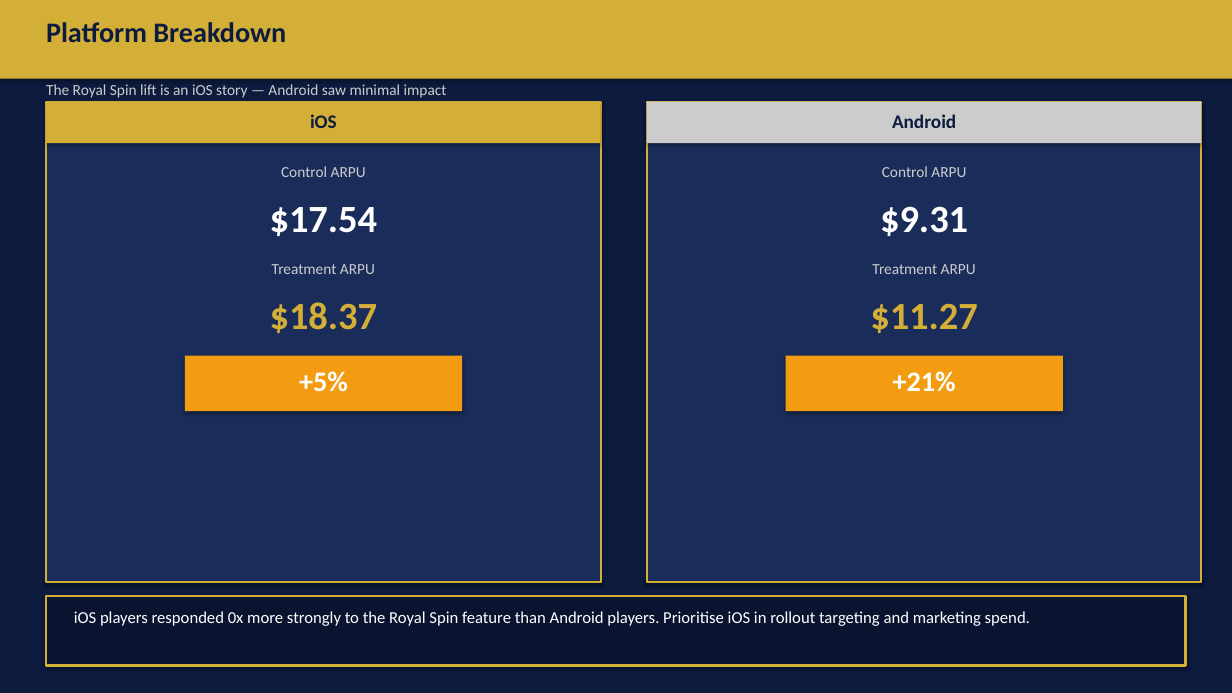
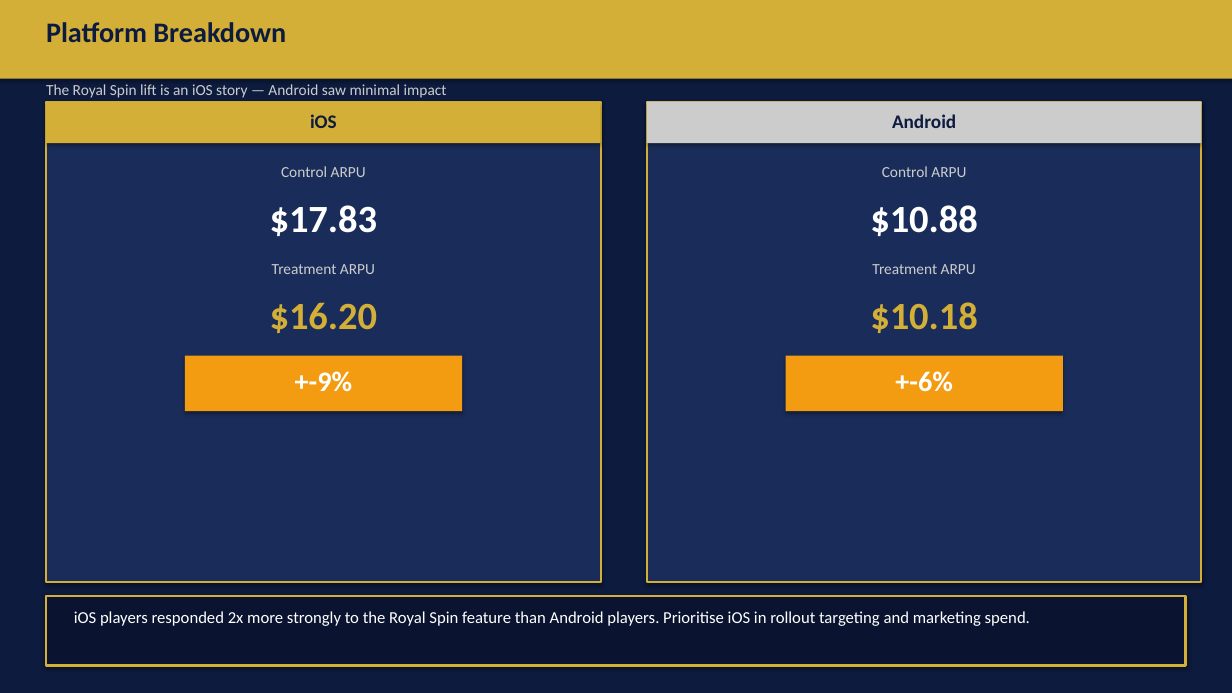
Before and after one commit to DannyEzersky/royal-flush-casino, a slide deck: slide 7 of exports/royal_spin_ab_test.pptx. Drawn at 1232x693 pixels with LibreOffice and Linux fonts; fonts in the diff are those of the drawing. Boxes give left, top, right and bottom in pixels: in the first picture for what was removed or moved away, otherwise in the second. Text is boxed around its words. In the diff, an @@ line names an element or a change of style, - is before the commit and + after.

```diff
--- a/exports/royal_spin_ab_test.pptx
+++ b/exports/royal_spin_ab_test.pptx
@@ text at [270,205,378,236]: text changed @@
-$17.54
+$17.83
@@ text at [870,205,978,236]: text changed @@
-$9.31
+$10.88
@@ text at [270,302,378,333]: text changed @@
-$18.37
+$16.20
@@ text at [870,302,978,333]: text changed @@
-$11.27
+$10.18
@@ text at [295,371,352,392]: text changed @@
-+5%
++-9%
@@ text at [895,371,952,392]: text changed @@
-+21%
++-6%
@@ text at [74,611,1030,626]: text changed @@
-iOS players responded 0x more strongly to the Royal Spin feature than Android players. Prioritise iOS in rollout targeting and marketing spend.
+iOS players responded 2x more strongly to the Royal Spin feature than Android players. Prioritise iOS in rollout targeting and marketing spend.
```
Also in this commit, not shown: 7 other slides changed, 8 other files.
